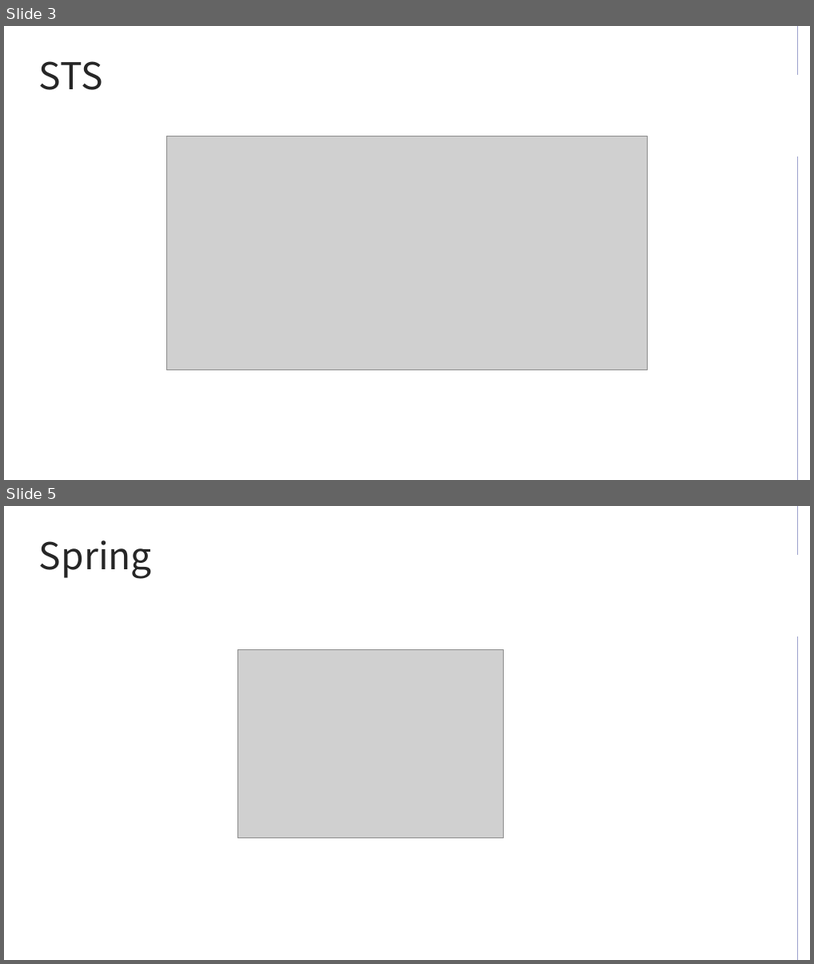
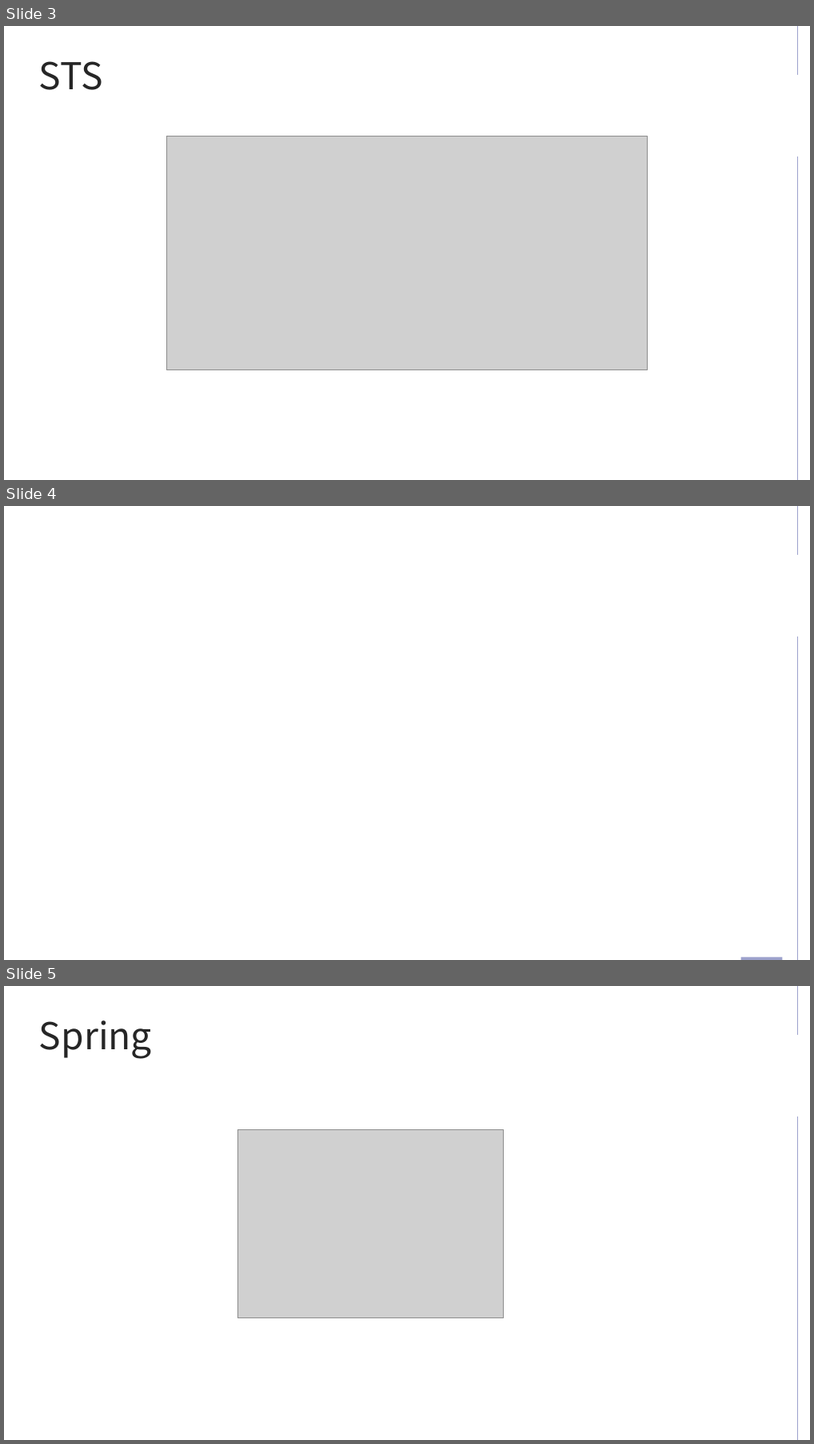
Before and after one commit to mareepark/sw_project, a slide deck: tour_project_04.pptx. Shown one above the other, each under a label of ours: slides 3 and 5 before the commit, slides 3, 4 and 5 after it; the slides between them are not shown. The pictures are 814x964 and 814x1444 pixels, drawn with LibreOffice and Linux fonts; fonts in the diff are those of the drawing; grey boxes stand for pictures; background and template pictures are left out. Boxes give left, top, right and bottom in pixels: in the first picture for what was removed or moved away, otherwise in the second. Text is boxed around its words. In the diff, an @@ line names an element or a change of style, - is before the commit and + after.

```diff
--- a/tour_project_04.pptx
+++ b/tour_project_04.pptx
@@ slide 4 added at (4,506,810,960), background picture (left out) @@
@@ line added from (798, 506) to (798, 555), #9CA1CC 0.5 pt @@
@@ line added from (798, 636) to (798, 960), #9CA1CC 0.5 pt @@
@@ rectangle added at (33,809,100,867), fill #FFFFFF @@
@@ rectangle added at (742,956,782,960), fill #9CA1CC @@
```
Also in this commit, not shown: 1 slide changed, 1 slide removed.
